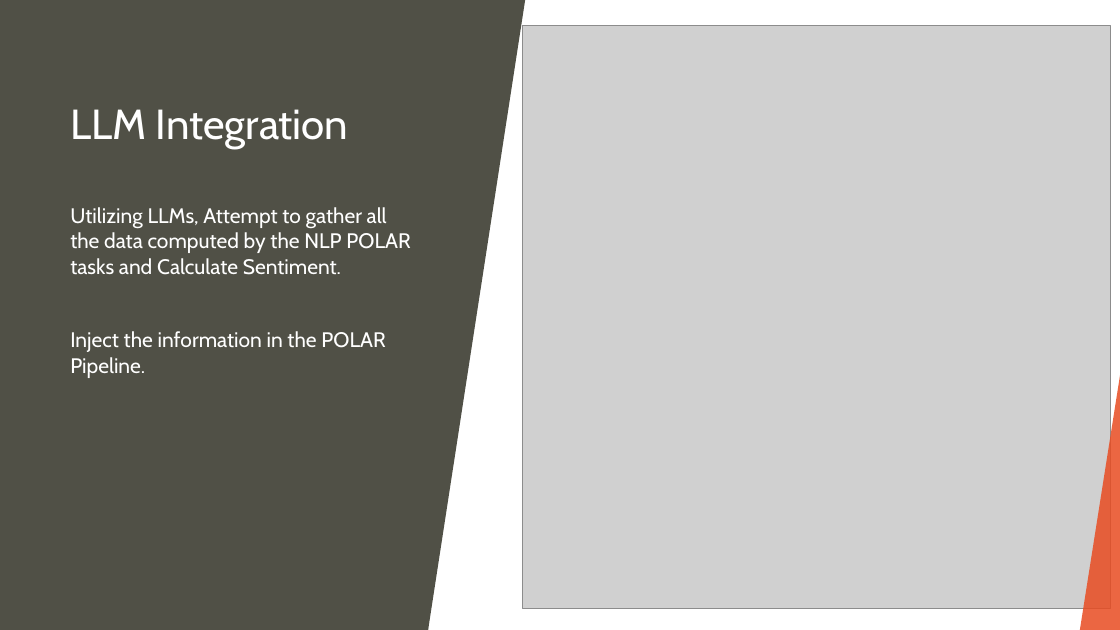
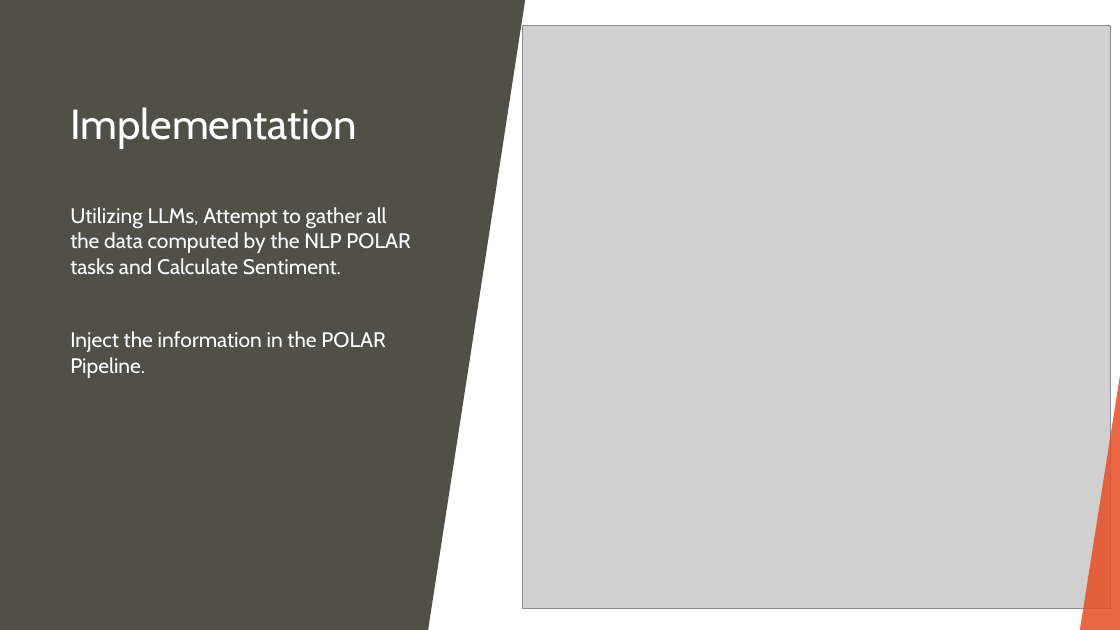
Before and after one commit to amodes01/ADE, a slide deck: slide 13 of Documentation/Thesis_Defend.PPTX (slide 11 before the commit). Drawn at 1120x630 pixels with LibreOffice and Linux fonts; fonts in the diff are those of the drawing; grey boxes stand for pictures. Boxes give left, top, right and bottom in pixels: in the first picture for what was removed or moved away, otherwise in the second. Text is boxed around its words. In the diff, an @@ line names an element or a change of style, - is before the commit and + after.

```diff
--- a/Documentation/Thesis_Defend.PPTX
+++ b/Documentation/Thesis_Defend.PPTX
@@ title at [70, 107, 357, 149]: text changed @@
-LLM Integration
+Implementation
```
Also in this commit, not shown: 14 other slides changed, 10 slides added, 7 slides removed, 3 other files.
